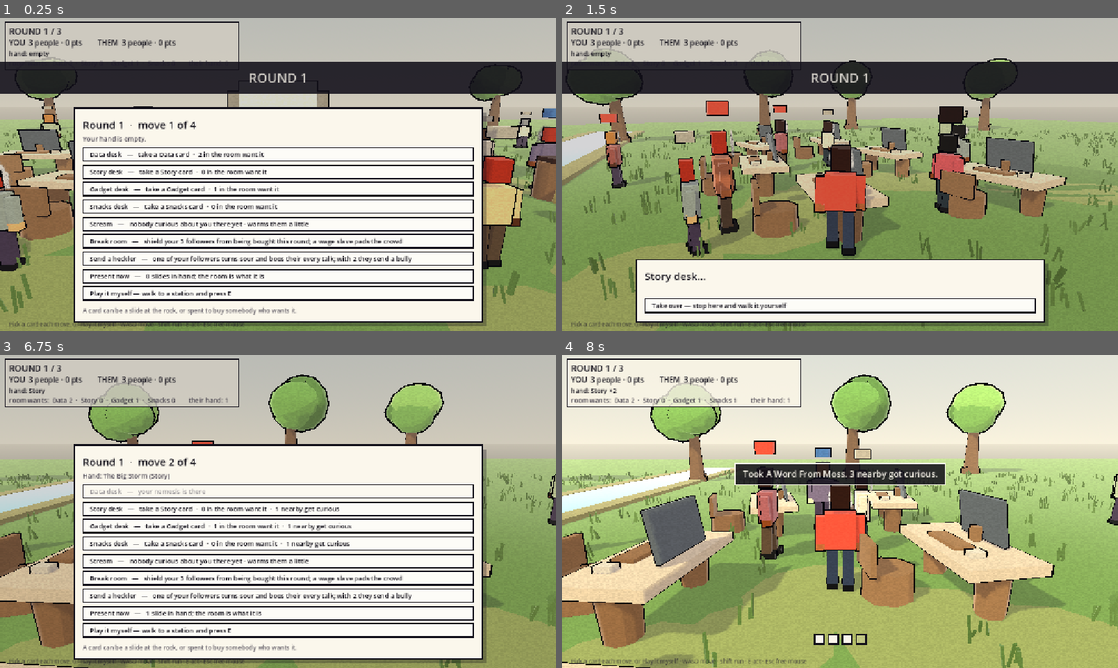
Above: before the commit, frames 1-4 (two rows, left to right).
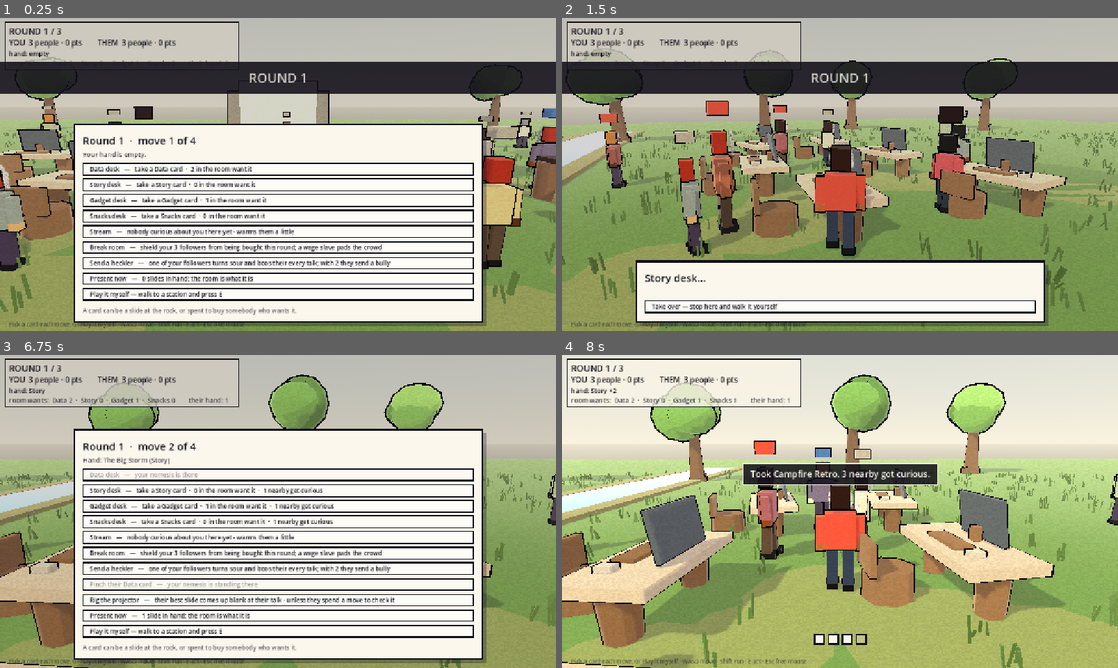
Above: after the commit, the same moments.

Repository: nathandunn/flipbook-field
Game: Godot game, scene res://scenes/main.tscn
Two runs of this game, one before a commit and one after it. Both use one fixed random seed, a clock stepped at 60 frames per second and the inputs below.
Inputs (mouse positions are in pixels of both pictures, inside the frame that each line leads up to):
- Up to frame 1 (0.25 s): no input
- Up to frame 2 (1.5 s): click "Story desk — take a Story car…" at 0.5 s; move the mouse to (962, 158) at 1.27 s; hold D (move_right) from 1.28 s (still down); hold E (interact) from 1.28 s (still down); click (962, 158) at 1.42 s
- Up to frame 3 (6.75 s): release D (move_right) at 2 s; release E (interact) at 2 s; drag from (166, 527) to (250, 574) at 2.02 s; move the mouse to (333, 442) at 2.77 s; hold D (move_right) 2.78-3.5 s; hold Shift (run) 2.78-3.5 s; drag from (250, 574) to (111, 464) at 3.52 s; move the mouse to (444, 558) at 4.27 s; hold A (move_left) 4.28-5 s; hold E (interact) 4.28-5 s; drag from (111, 464) to (194, 433) at 5.02 s; move the mouse to (305, 511) at 5.77 s; hold S (move_back) 5.78-6.5 s; hold Shift (run) 5.78-6.5 s; click (305, 511) at 5.92 s; drag from (194, 433) to (166, 527) at 6.52 s
- Up to frame 4 (8 s): click "Story desk — take a Story car…" at 7.25 s

The runs differ from the first frame. In frame 1, 18% of the frame differs, in the area x 13-88%, y 28-90%; in frame 2, 1.6%; in frame 3, 20%, in the area x 13-88%, y 23-90%; in frame 4, 0.7%.

Commit message:
Sabotage, both ways: pinch a card, spread a rumour, rig the projector
Nathan: "something is truly missing. Can I sabotage my nemesis in any way?
Can they sabotage me as well?" Yes, now, and with the same cards:

- Pinch their card, at the desk of a taste they hold. Blocked if they stand
  on it; answered by presenting early.
- Spread a rumour at the stream: everybody warming to them there goes cold.
- Rig the projector at the rock: their best slide comes up blank at their
  talk. Answered by Check the projector, one move for one move, and never
  allowed on the last move of a round so it is always answerable.

Every trick is printed on the HUD as it lands. The nemesis reads the same
values, so it does all of this to you.

Turn order flipped with it: the underdog now moves second, because the last
move of a round is worth more than the first once tricks exist. Under the
harness, greedy vs nemesis is 6W 4T 6L over sixteen matches, 17% of cards
blocked, random loses seven of eight.

Co-Authored-By: Claude Fable 5.1 <noreply@anthropic.com>
Claude-Session: https://claude.ai/code/session_01QVFjdR5Wx9YraLvh63mEVL

Diff:
--- a/project/scripts/arch.gd
+++ b/project/scripts/arch.gd
@@ -99,6 +99,15 @@
 ## Haters needed before one of them goes to bully the other side's talk.
 const BULLY_FROM_HATERS := 2
 
+## Sabotage. Every dirty trick has a station, a tell on the HUD, and a counter.
+## Pinching a card needs the desk of that taste; a rumour needs the stream and
+## only cools people curious about *them*; rigging the projector needs the rock
+## and swaps their best slide for a blank one, unless they go and check it.
+## Rumours cool this much curiosity.
+const RUMOUR_CHILL := 1.0
+## What a rigged projector puts up instead of their best slide.
+const DUD_NAME := "A Blank Slate"
+
 ## Whoever has fewer people gets this many extra spectator slots at their talk.
 ## A chess game with no way back is a game you stop playing at move ten.
 const UNDERDOG_SLOTS := 1
@@ -113,6 +122,11 @@
 ## same number of spectators, so the final talks are the big ones.
 static func spectator_per_heads(round_no: int) -> int:
 	return SPECTATOR_PER_HEADS if round_no < ROUNDS_PER_MATCH else 2
+
+
+## Taste name, tolerant of the dud slide's -1.
+static func taste_label(taste: int) -> String:
+	return TASTE_NAME[taste] if TASTE_NAME.has(taste) else "nothing"
 
 
 static func side_color(side: int) -> Color:
--- a/project/scripts/game.gd
+++ b/project/scripts/game.gd
@@ -26,6 +26,10 @@
 ##   - Somebody booed out of a talk goes back to the grass, warm, rather than
 ##     joining the other side - which is what stops one bad talk from being
 ##     the whole match.
+##   - Sabotage, both ways. Pinch a card from their hand at the desk of that
+##     taste, spread a rumour at the stream to cool the people they warmed,
+##     rig the projector at the rock so their best slide comes up blank. Every
+##     trick is a move they can see on the HUD and answer.
 extends Node3D
 
 enum Phase { PLAYER_TURN, TALK, NEMESIS_TURN, ROUND_END, MATCH_OVER }
@@ -73,6 +77,11 @@
 var _last_leader: int = Arch.Side.NONE
 ## Who opened the last round, so level rounds alternate.
 var _last_first: int = Arch.Side.NEMESIS
+## Sabotage state. rigged[side] is true when the projector has been rigged
+## against that side; cleared when they check it, or when it fires.
+var rigged := {Arch.Side.PLAYER: false, Arch.Side.NEMESIS: false}
+## What was done to whom this round, for the HUD and the round card.
+var sabotage_log := {Arch.Side.PLAYER: [], Arch.Side.NEMESIS: []}
 
 @onready var sun: DirectionalLight3D = $Sun
 @onready var hud: Hud = $UI/Hud
@@ -224,16 +233,18 @@
 		p.resolve = false
 	occupied = {Arch.Side.PLAYER: "", Arch.Side.NEMESIS: ""}
 	_presented = {Arch.Side.PLAYER: false, Arch.Side.NEMESIS: false}
+	sabotage_log = {Arch.Side.PLAYER: [], Arch.Side.NEMESIS: []}
 	actions_left = Arch.MOVES_PER_ROUND
 	_refresh_hud()
 	hud.banner("ROUND %d" % round_no, 2.0)
 
-	# Who moves first matters: the second mover gets first pick of whoever the
-	# first mover just made curious. So the side that is behind moves first,
-	# and on level terms it alternates - the white-and-black of this game.
+	# Who moves last matters more than who moves first: the second mover gets
+	# first pick of whoever the first just made curious, and the last move of a
+	# round is the one nothing can answer. So the side that is behind moves
+	# second, and on level terms it alternates - the white-and-black of this game.
 	var first := _first_mover()
 	if round_no > 1:
-		hud.toast("Behind, so you move first." if first == Arch.Side.PLAYER else "Ahead, so they move first.")
+		hud.toast("Ahead, so you move first." if first == Arch.Side.PLAYER else "Behind, so you get the last word.")
 	for m in range(Arch.MOVES_PER_ROUND):
 		move_no = m + 1
 		actions_left = Arch.MOVES_PER_ROUND - m
@@ -258,9 +269,9 @@
 	var a := _count(Arch.Side.PLAYER)
 	var b := _count(Arch.Side.NEMESIS)
 	var first: int
-	if a < b:
+	if a > b:
 		first = Arch.Side.PLAYER
-	elif b < a:
+	elif b > a:
 		first = Arch.Side.NEMESIS
 	else:
 		first = Arch.Side.NEMESIS if _last_first == Arch.Side.PLAYER else Arch.Side.PLAYER
@@ -275,8 +286,20 @@
 		points[Arch.Side.PLAYER], points[Arch.Side.NEMESIS]
 	)
 	hud.set_props(satchel[Arch.Side.PLAYER])
-	hud.set_demand(_demand(Arch.Side.PLAYER), satchel[Arch.Side.NEMESIS].size())
+	hud.set_demand(_demand(Arch.Side.PLAYER), satchel[Arch.Side.NEMESIS].size(), _flags_line())
 	hud.set_actions(actions_left, Arch.MOVES_PER_ROUND)
+
+
+## The sabotage tell. Nothing done to you is ever hidden.
+func _flags_line() -> String:
+	var parts: Array[String] = []
+	if rigged[Arch.Side.PLAYER]:
+		parts.append("PROJECTOR RIGGED against you")
+	if rigged[Arch.Side.NEMESIS]:
+		parts.append("you rigged their projector")
+	for line in sabotage_log[Arch.Side.PLAYER]:
+		parts.append(str(line))
+	return "  ·  ".join(parts)
 
 
 ## The score: people who would clap for this side. Wage slaves and haters are
@@ -404,6 +427,69 @@
 			"value": (1.8 if _count(side) >= _count(other) + 1 else 0.6) + (0.8 if haters == Arch.BULLY_FROM_HATERS - 1 else 0.0),
 		})
 
+	# --- sabotage -----------------------------------------------------------
+	# Pinch a card: stand at the desk of a taste they hold and take one.
+	var their_hand: Array = satchel[other]
+	var pinch_tastes := {}
+	for c in their_hand:
+		if int(c["taste"]) >= 0:
+			pinch_tastes[int(c["taste"])] = true
+	var pinch_rows := 0
+	for taste in pinch_tastes.keys():
+		if pinch_rows >= 2:
+			break
+		var di := -1
+		for i in range(office.desk_tastes.size()):
+			if office.desk_tastes[i] == taste:
+				di = i
+		if di < 0:
+			continue
+		var id := "desk:%d" % di
+		opts.append({
+			"id": "pinch:%d" % taste, "kind": "pinch", "taste": taste, "station": id, "pos": office.desk_points[di],
+			"label": "Pinch their %s card" % Arch.TASTE_NAME[taste],
+			"sub": "take it out of their hand and into yours  ·  they hold %d" % their_hand.size(),
+			"enabled": occupied[other] != id, "why": "your nemesis is standing there",
+			"value": 2.6 + 0.4 * float(their_hand.size()) + (0.8 if demand[taste] >= 2 else 0.0),
+		})
+		pinch_rows += 1
+
+	# A rumour: cool everybody near the stream who was warming to them.
+	var theirs_near := 0
+	for p in people:
+		if p.kind == Arch.Kind.NEUTRAL and p.curious_for == other and p.curiosity > 0.0 \
+				and p.global_position.distance_to(office.stream_point) <= Arch.STREAM_RADIUS:
+			theirs_near += 1
+	if theirs_near > 0:
+		opts.append({
+			"id": "rumour", "kind": "rumour", "station": "stream", "pos": office.stream_point,
+			"label": "Spread a rumour",
+			"sub": "%d by the water were warming to them; this cools every one of them" % theirs_near,
+			"enabled": occupied[other] != "stream", "why": "your nemesis is there",
+			"value": 1.1 * float(theirs_near),
+		})
+
+	# Rig the projector: their best slide comes up blank, unless they check it.
+	# Never on the last move: a rig they have no move left to check is not a
+	# trick, it is a tax on whoever moved first.
+	if not rigged[other] and not _presented[other] and their_hand.size() >= 1 \
+			and move_no < Arch.MOVES_PER_ROUND:
+		opts.append({
+			"id": "rig", "kind": "rig", "station": "rock", "pos": office.rock_point,
+			"label": "Rig the projector",
+			"sub": "their best slide comes up blank at their talk - unless they spend a move to check it",
+			"enabled": occupied[other] != "rock", "why": "your nemesis is at the rock",
+			"value": (2.4 if their_hand.size() >= 2 else 1.0),
+		})
+	if rigged[side]:
+		opts.append({
+			"id": "check", "kind": "check", "station": "rock", "pos": office.rock_point,
+			"label": "Check the projector",
+			"sub": "it has been rigged against you; this puts it right",
+			"enabled": occupied[other] != "rock", "why": "your nemesis is at the rock",
+			"value": 2.2 if satchel[side].size() >= 2 else 0.9,
+		})
+
 	# Buying people. One card, one person, if you can reach them from a station.
 	for t in _poach_targets(side):
 		opts.append(t)
@@ -411,7 +497,7 @@
 	opts.append({
 		"id": "present", "kind": "present", "station": "rock", "pos": office.rock_point,
 		"label": "Present now",
-		"sub": "%d slide%s in hand; the room is what it is" % [satchel[side].size(), "" if satchel[side].size() == 1 else "s"],
+		"sub": ("%d slide%s in hand; the room is what it is" % [satchel[side].size(), "" if satchel[side].size() == 1 else "s"]) + (" - PROJECTOR RIGGED, your best slide will be blank" if rigged[side] else ""),
 		"enabled": true,
 		"value": (2.5 if satchel[side].size() >= Arch.SLIDES_PER_TALK else -1.0),
 	})
@@ -567,8 +653,9 @@
 	_awaiting_manual = false
 	_busy = true
 	var opt := {}
+	# By hand, a station is its plain verb; the tricks and bribes are cards.
 	for o in _options_for(Arch.Side.PLAYER):
-		if o["station"] == sid and o["kind"] != "poach":
+		if o["station"] == sid and o["kind"] in ["desk", "stream", "break", "present"]:
 			opt = o
 			break
 	if opt.is_empty():
@@ -605,6 +692,14 @@
 			_act_break(side)
 		"heckler":
 			_act_heckler(side)
+		"pinch":
+			_act_pinch(side, int(opt["taste"]))
+		"rumour":
+			_act_rumour(side)
+		"rig":
+			_act_rig(side)
+		"check":
+			_act_check(side)
 		"poach":
 			_act_poach(side, opt["target"], int(opt["card"]))
 		"present":
@@ -705,6 +800,80 @@
 	else:
 		hud.toast("They turned %s into a heckler." % q.person_name)
 	_note_lead()
+
+
+# --- sabotage ----------------------------------------------------------------
+
+func _other(side: int) -> int:
+	return Arch.Side.NEMESIS if side == Arch.Side.PLAYER else Arch.Side.PLAYER
+
+
+func _act_pinch(side: int, taste: int) -> void:
+	var other := _other(side)
+	for i in range(satchel[other].size()):
+		if int(satchel[other][i]["taste"]) == taste:
+			var card: Dictionary = satchel[other][i]
+			satchel[other].remove_at(i)
+			satchel[side].append(card)
+			if side == Arch.Side.PLAYER:
+				hud.toast("Pinched their %s. It is yours now." % card["name"])
+				sabotage_log[Arch.Side.NEMESIS].append("you pinched their %s" % Arch.TASTE_NAME[taste])
+			else:
+				hud.toast("They pinched your %s right off the desk." % card["name"])
+				sabotage_log[Arch.Side.PLAYER].append("they pinched your %s" % Arch.TASTE_NAME[taste])
+			return
+
+
+func _act_rumour(side: int) -> void:
+	var other := _other(side)
+	var cooled := 0
+	for p in people:
+		if p.kind == Arch.Kind.NEUTRAL and p.curious_for == other and p.curiosity > 0.0 \
+				and p.global_position.distance_to(office.stream_point) <= Arch.STREAM_RADIUS:
+			p.warm(Arch.RUMOUR_CHILL, side)
+			cooled += 1
+	if side == Arch.Side.PLAYER:
+		hud.toast("A word by the water. %d went cold on them." % cooled)
+		sabotage_log[Arch.Side.NEMESIS].append("your rumour cooled %d" % cooled)
+	else:
+		hud.toast("They have been talking about you by the water. %d of yours went cold." % cooled)
+		sabotage_log[Arch.Side.PLAYER].append("their rumour cooled %d of yours" % cooled)
+
+
+func _act_rig(side: int) -> void:
+	var other := _other(side)
+	rigged[other] = true
+	if side == Arch.Side.PLAYER:
+		hud.toast("Projector rigged. Their best slide will be a blank.")
+	else:
+		hud.toast("They were at the rock. Your projector has been rigged - check it, or present blind.")
+
+
+func _act_check(side: int) -> void:
+	rigged[side] = false
+	if side == Arch.Side.PLAYER:
+		hud.toast("Projector checked and put right.")
+	else:
+		hud.toast("They checked the projector. Your rig is undone.")
+
+
+## A rigged projector fires now: the slide the room most wanted goes blank.
+func _spring_rig(side: int) -> void:
+	if not rigged[side] or satchel[side].is_empty():
+		rigged[side] = false
+		return
+	rigged[side] = false
+	var demand := _demand(side)
+	var best := 0
+	for i in range(satchel[side].size()):
+		if int(demand.get(int(satchel[side][i]["taste"]), 0)) > int(demand.get(int(satchel[side][best]["taste"]), 0)):
+			best = i
+	var lost: Dictionary = satchel[side][best]
+	satchel[side][best] = {"taste": -1, "name": Arch.DUD_NAME}
+	if side == Arch.Side.PLAYER:
+		hud.toast("The projector was rigged. Your %s is a blank slide." % lost["name"])
+	else:
+		hud.toast("Their projector was rigged. Their %s came up blank." % lost["name"])
 
 
 ## Spend a card on a person. The card is gone; the person is yours.
@@ -856,6 +1025,7 @@
 	hud.banner("Gathering at the rock…", 2.0)
 	await get_tree().create_timer(3.4).timeout
 
+	_spring_rig(side)
 	talk_ui.begin(side, satchel[side], assembled[0], assembled[1], round_no)
 	var result: Dictionary = await talk_ui.finished
 	_apply_talk(result)
--- a/project/scripts/hud.gd
+++ b/project/scripts/hud.gd
@@ -80,11 +80,15 @@
 
 ## [param demand] maps taste -> how many people likely at your talk want it.
 ## Shown always, because a card game where you cannot see the table is a guess.
-func set_demand(demand: Dictionary, their_hand: int) -> void:
+## [param flags] is what has been done to you and by you this round - a
+## rigged projector, a pinched card - so sabotage is never a surprise.
+func set_demand(demand: Dictionary, their_hand: int, flags: String = "") -> void:
 	var parts: Array[String] = []
 	for t in range(4):
 		parts.append("%s %d" % [Arch.TASTE_NAME[t], int(demand.get(t, 0))])
 	_demand_label.text = "room wants:  " + "  ·  ".join(parts) + "        their hand: %d" % their_hand
+	if flags != "":
+		_demand_label.text += "        " + flags
 
 
 func set_actions(left: int, total: int) -> void:
--- a/project/scripts/planner.gd
+++ b/project/scripts/planner.gd
@@ -125,8 +125,8 @@
 func _button(text: String, enabled: bool) -> Button:
 	var b := Button.new()
 	b.text = text
-	b.add_theme_font_size_override("font_size", 15)
-	b.custom_minimum_size = Vector2(560, 34)
+	b.add_theme_font_size_override("font_size", 14)
+	b.custom_minimum_size = Vector2(560, 30)
 	b.focus_mode = Control.FOCUS_NONE
 	b.alignment = HORIZONTAL_ALIGNMENT_LEFT
 	b.disabled = not enabled
@@ -148,8 +148,9 @@
 	sb.bg_color = fill
 	sb.border_color = INK
 	sb.set_border_width_all(3)
-	# Kept tight: up to nine cards have to fit a short browser window.
-	sb.set_content_margin_all(5)
+	# Kept tight: with the tricks on the table this can be fifteen rows, and
+	# they all have to fit a short browser window.
+	sb.set_content_margin_all(4)
 	sb.content_margin_left = left
 	return sb
 
--- a/project/scripts/presentation.gd
+++ b/project/scripts/presentation.gd
@@ -102,7 +102,7 @@
 		var p: Dictionary = _props[i]
 		var want := _wanting(p["taste"])
 		var b := _button("%s  —  %s   (%d in the crowd want %s)" % [
-			p["name"], Arch.TASTE_NAME[p["taste"]], want, Arch.TASTE_NAME[p["taste"]]
+			p["name"], Arch.taste_label(p["taste"]), want, Arch.taste_label(p["taste"])
 		])
 		b.pressed.connect(_on_slide_picked.bind(i))
 
@@ -238,7 +238,8 @@
 	for p in _audience:
 		if Arch.boos(p.kind):
 			boos += Arch.BOO_BULLY if p.kind == Arch.Kind.BULLY else Arch.BOO_BASE
-		elif Arch.claps(p.kind):
+		elif Arch.claps(p.kind) and taste >= 0:
+			# A blank slide (a rigged projector) gets nothing, not even loyalty.
 			claps += Arch.CLAP_MATCH if p.taste == taste else Arch.CLAP_LOYAL
 		# Wage slaves attend and say nothing. That is the joke and the mechanic:
 		# they are crowd size, which is what draws spectators, and nothing else.
Not shown, changed: README.md
